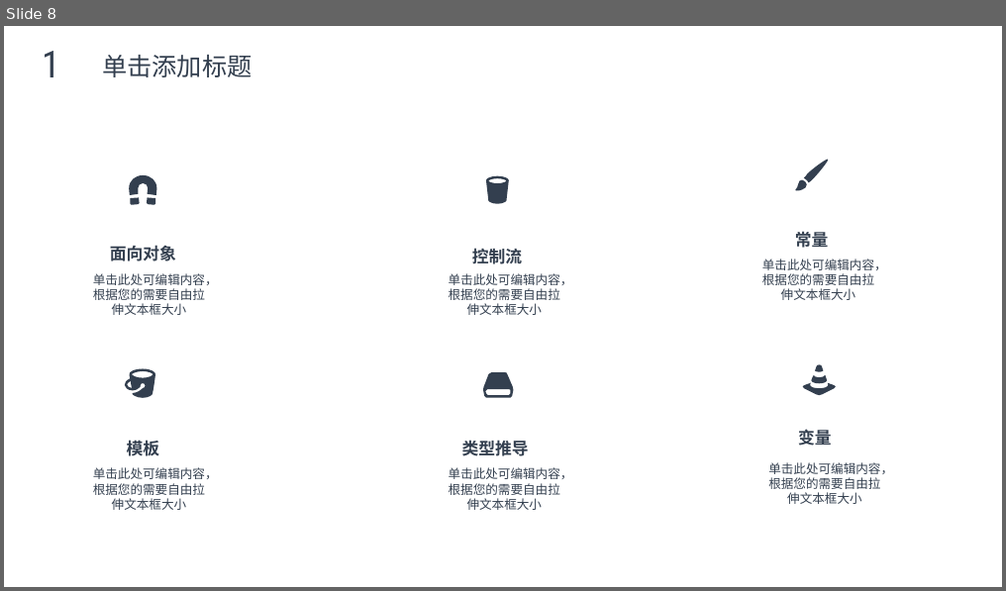
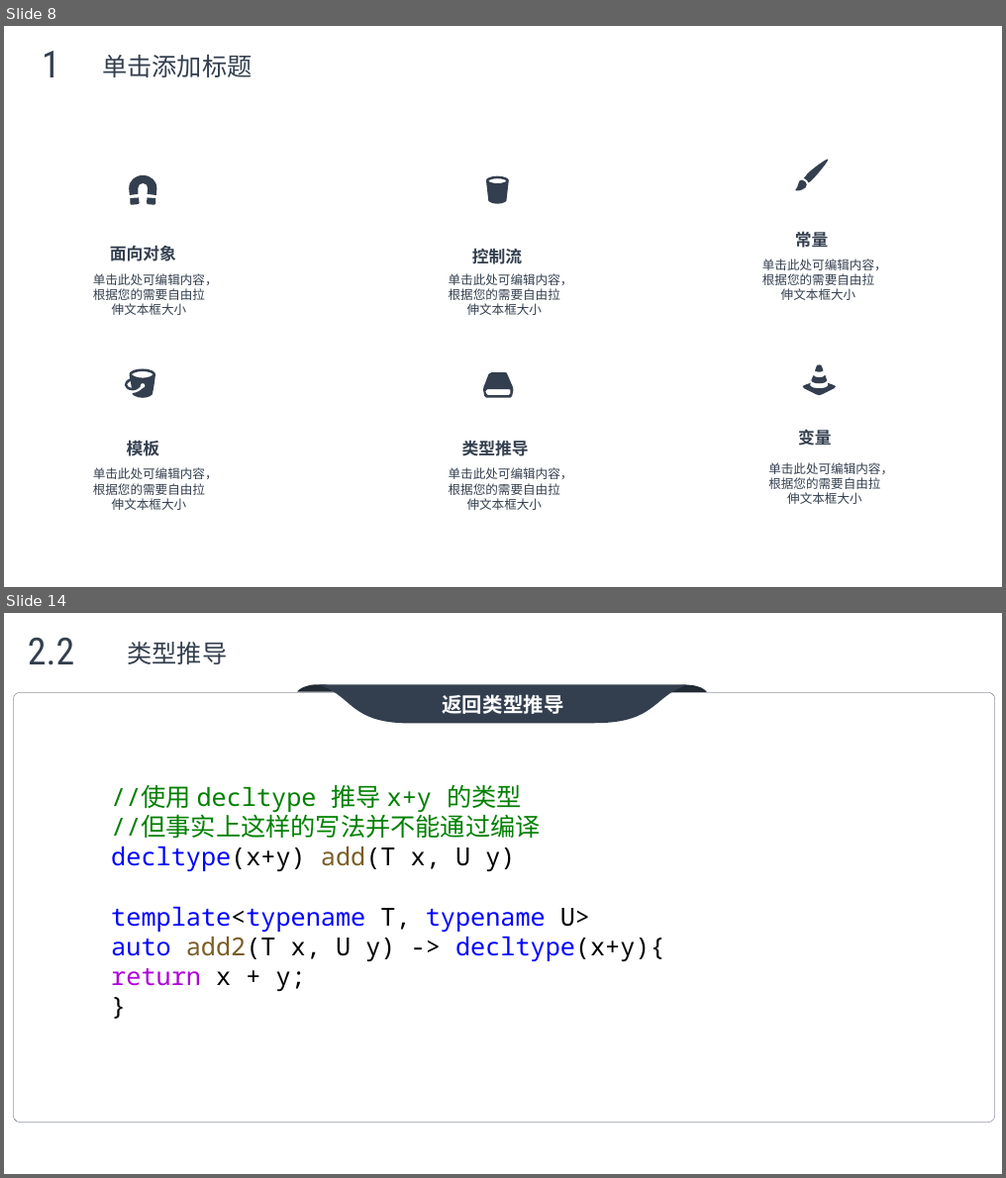
Before and after one commit to max4sharing/modern_cpp, a slide deck: C++11.pptx. Shown one above the other, each under a label of ours: slide 8 before the commit, slides 8 and 14 after it; the slides between them are not shown. The pictures are 1006x591 and 1006x1178 pixels, drawn with LibreOffice and Linux fonts; fonts in the diff are those of the drawing; background and template pictures are left out. Boxes give left, top, right and bottom in pixels: in the first picture for what was removed or moved away, otherwise in the second. Text is boxed around its words. In the diff, an @@ line names an element or a change of style, - is before the commit and + after.

```diff
--- a/C++11.pptx
+++ b/C++11.pptx
@@ slide 14 added at <box>4,613,1002,1174</box>, background picture (left out) @@
@@ text added at <box>28,637,74,664</box>, 36 pt, text #333F4F @@
+2.2
@@ text added at <box>128,642,228,664</box>, 24 pt, text #333F4F @@
+类型推导
@@ group added at <box>14,685,995,1122</box>: 3 freeform shapes, 1 rounded rectangle @@
+返回类型推导
@@ text added at <box>111,784,665,991</box>, 24 pt, text #0000FF @@
+//使用 decltype 推导 x+y 的类型
+//但事实上这样的写法并不能通过编译
+decltype(x+y) add(T x, U y)
+template<typename T, typename U>
+auto add2(T x, U y) -> decltype(x+y){
+return x + y;
+}
```
Also in this commit, not shown: 3 slides changed, 6 other slides added, 4 slides removed.
